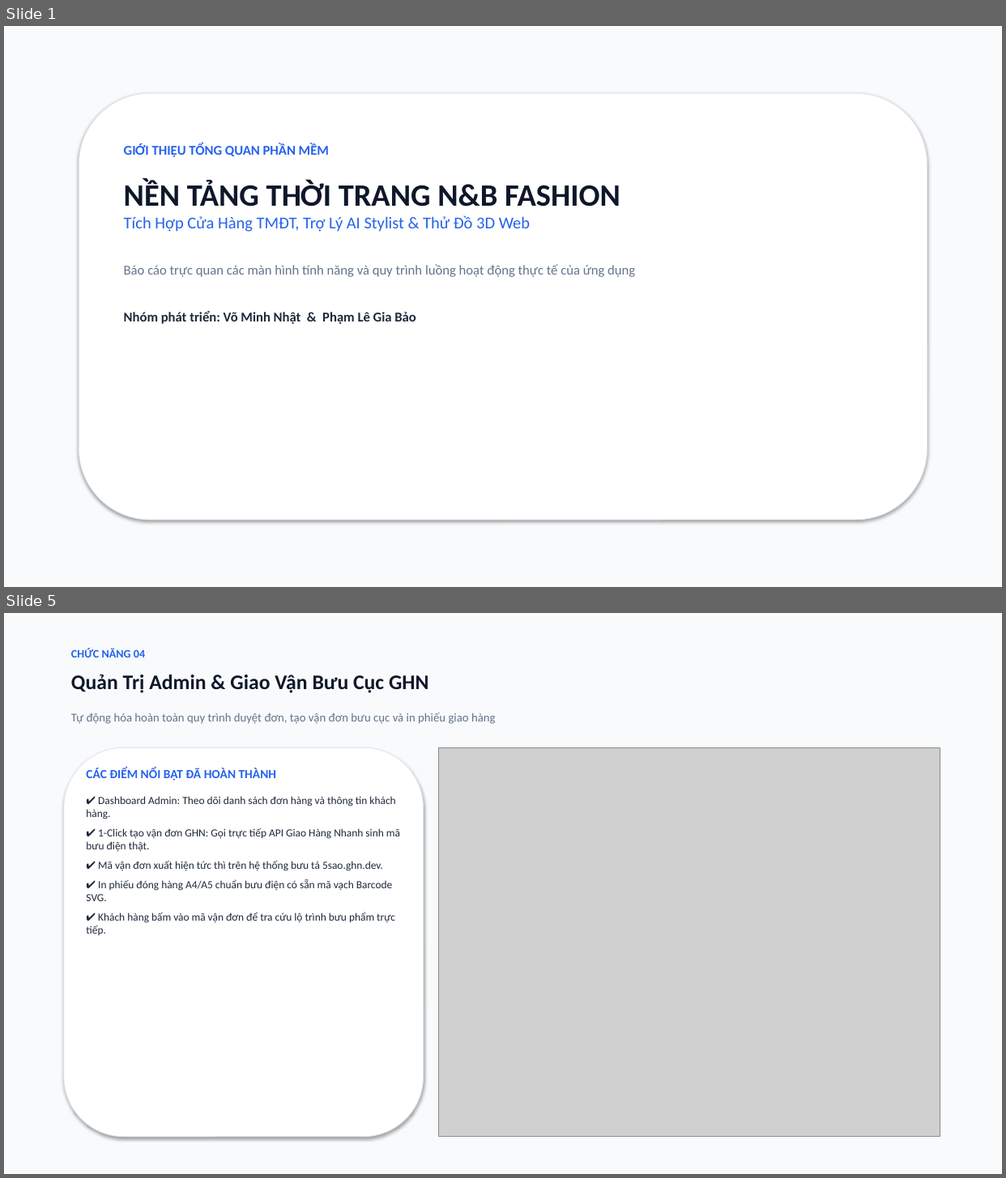
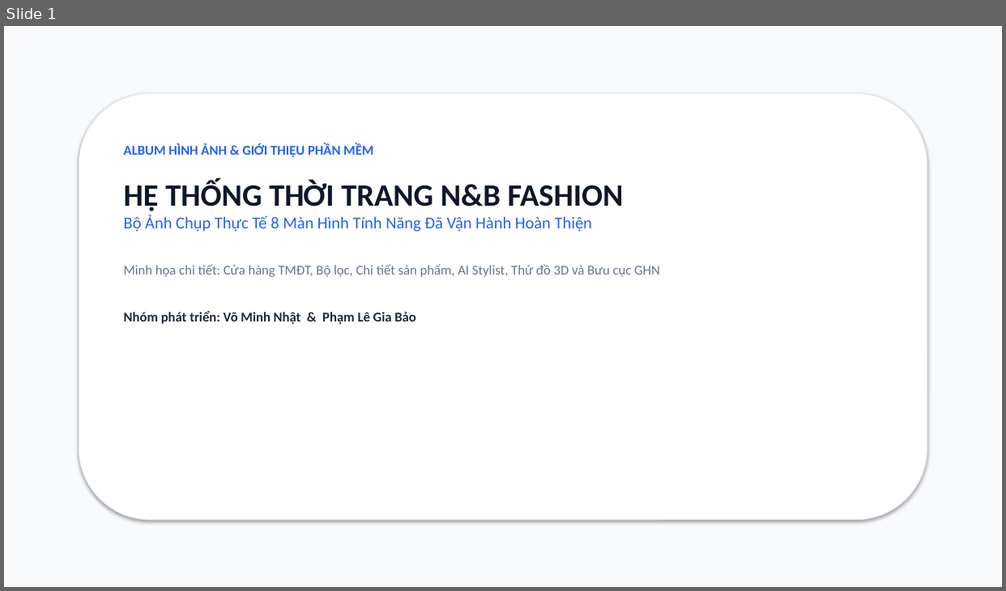
Before and after one commit to baobp14/3d-model-clothing, a slide deck: BaoCao_PhanMem_NB_Fashion.pptx. Shown one above the other, each under a label of ours: slides 1 and 5 before the commit, slide 1 after it; the slides between them are not shown. The pictures are 1006x1178 and 1006x591 pixels, drawn with LibreOffice and Linux fonts; fonts in the diff are those of the drawing; grey boxes stand for pictures. Boxes give left, top, right and bottom in pixels: in the first picture for what was removed or moved away, otherwise in the second. Text is boxed around its words. In the diff, an @@ line names an element or a change of style, - is before the commit and + after.

Commit message:
docs(pptx): synchronize full-image presentation across all pptx files

```diff
--- a/BaoCao_PhanMem_NB_Fashion.pptx
+++ b/BaoCao_PhanMem_NB_Fashion.pptx
@@ slide 5 removed at <box>4,613,1002,1174</box>, background #FFFFFF @@
@@ rectangle removed at <box>4,613,1002,1174</box> @@
@@ text removed at <box>71,648,145,658</box> @@
-CHỨC NĂNG 04
@@ text removed at <box>71,674,428,693</box> @@
-Quản Trị Admin & Giao Vận Bưu Cục GHN
@@ text removed at <box>71,713,496,724</box> @@
-Tự động hóa hoàn toàn quy trình duyệt đơn, tạo vận đơn bưu cục và in phiếu giao hàng
@@ rounded rectangle removed at <box>64,747,424,1137</box> @@
@@ picture removed at <box>438,747,940,1137</box> @@
@@ text removed at <box>86,768,400,935</box> @@
-CÁC ĐIỂM NỔI BẬT ĐÃ HOÀN THÀNH
-✔ Dashboard Admin: Theo dõi danh sách đơn hàng và thông tin khách hàng.
-✔ 1-Click tạo vận đơn GHN: Gọi trực tiếp API Giao Hàng Nhanh sinh mã bưu điện thật.
-✔ Mã vận đơn xuất hiện tức thì trên hệ thống bưu tá 5sao.ghn.dev.
-✔ In phiếu đóng hàng A4/A5 chuẩn bưu điện có sẵn mã vạch Barcode SVG.
-✔ Khách hàng bấm vào mã vận đơn để tra cứu lộ trình bưu phẩm trực tiếp.
@@ slide 1 changed as well @@
@@ text at <box>124,144,660,277</box>: text changed; text colour #64748B to #2563EB @@
-GIỚI THIỆU TỔNG QUAN PHẦN MỀM
-NỀN TẢNG THỜI TRANG N&B FASHION
-Tích Hợp Cửa Hàng TMĐT, Trợ Lý AI Stylist & Thử Đồ 3D Web
-Báo cáo trực quan các màn hình tính năng và quy trình luồng hoạt động thực tế của ứng dụng
+ALBUM HÌNH ẢNH & GIỚI THIỆU PHẦN MỀM
+HỆ THỐNG THỜI TRANG N&B FASHION
+Bộ Ảnh Chụp Thực Tế 8 Màn Hình Tính Năng Đã Vận Hành Hoàn Thiện
+Minh họa chi tiết: Cửa hàng TMĐT, Bộ lọc, Chi tiết sản phẩm, AI Stylist, Thử đồ 3D và Bưu cục GHN
```
Also in this commit, not shown: 3 other slides changed, 6 slides added, 1 other slide removed, 1 other file.
